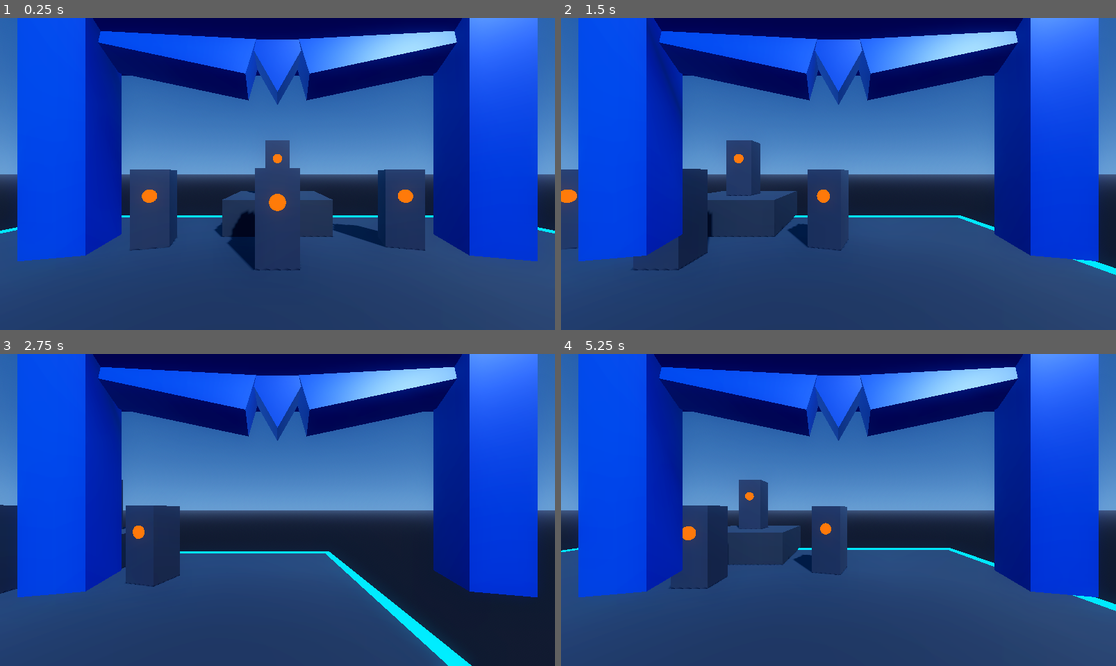
Above: before the commit, frames 1-4 (two rows, left to right).
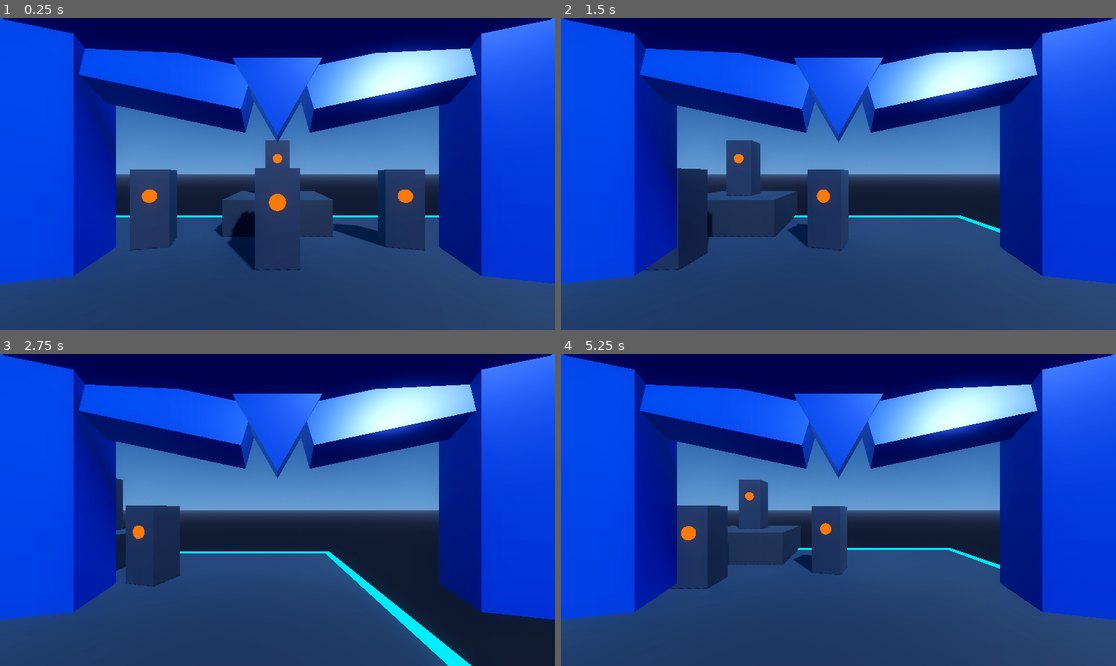
Above: after the commit, the same moments.

Repository: b6-stack/mega-man-x-remade
Game: Godot game, scene res://scenes/test_arena.tscn
Same seed, same stepped clock (60 frames per second), same inputs: the game is played once before the commit and once after it.
Inputs (mouse positions are in pixels of both pictures, inside the frame that each line leads up to):
- Up to frame 1 (0.25 s): no input
- Up to frame 2 (1.5 s): tap Enter at 0.5 s; move the mouse to (960, 158) at 0.52 s; hold D 0.53-1.25 s; click (960, 158) at 0.67 s; tap Space at 0.77, 1.07 s; drag from (727, 189) to (810, 236) at 1.27 s
- Up to frame 3 (2.75 s): move the mouse to (333, 441) at 2.02 s; hold D from 2.03 s (still down)
- Up to frame 4 (5.25 s): release D at 2.75 s; drag from (810, 572) to (672, 463) at 2.77 s; tap Space at 3.5, 3.77, 4.07 s; move the mouse to (1005, 556) at 3.52 s; hold A 3.53-4.25 s; drag from (672, 463) to (755, 432) at 4.27 s; move the mouse to (866, 510) at 5.02 s; hold S from 5.03 s (still down); click (866, 510) at 5.17 s

The runs differ from the first frame. In frame 1, 29% of the frame differs, in the area x 0-100%, y 0-86%; in frame 2, 30%; in frame 3, 30%; in frame 4, 31%.

Commit message:
Center circular domed muzzle jewel inside dark bezel cup and lower helmet crest jewel into interior view cone

Diff:
--- a/scenes/player.tscn
+++ b/scenes/player.tscn
@@ -14,19 +14,19 @@
 
 [sub_resource type="PrismMesh" id="PrismMesh_center_crest"]
 material = SubResource("StandardMaterial3D_helmet_blue")
-size = Vector3(0.08, 0.07, 0.04)
+size = Vector3(0.075, 0.065, 0.04)
 
 [sub_resource type="BoxMesh" id="BoxMesh_canopy_top"]
 material = SubResource("StandardMaterial3D_helmet_blue")
-size = Vector3(0.42, 0.035, 0.12)
+size = Vector3(0.40, 0.035, 0.12)
 
 [sub_resource type="BoxMesh" id="BoxMesh_brow_arch"]
 material = SubResource("StandardMaterial3D_helmet_blue")
-size = Vector3(0.16, 0.048, 0.04)
+size = Vector3(0.15, 0.042, 0.04)
 
 [sub_resource type="BoxMesh" id="BoxMesh_temple_side"]
 material = SubResource("StandardMaterial3D_helmet_blue")
-size = Vector3(0.045, 0.22, 0.065)
+size = Vector3(0.045, 0.20, 0.065)
 
 [sub_resource type="StandardMaterial3D" id="StandardMaterial3D_jewel_bezel"]
 albedo_color = Color(0.85, 0.75, 0.2, 1)
@@ -35,18 +35,18 @@
 
 [sub_resource type="PrismMesh" id="PrismMesh_gem_bezel"]
 material = SubResource("StandardMaterial3D_jewel_bezel")
-size = Vector3(0.044, 0.054, 0.016)
+size = Vector3(0.042, 0.050, 0.018)
 
 [sub_resource type="StandardMaterial3D" id="StandardMaterial3D_jewel"]
 shading_mode = 0
 albedo_color = Color(1, 0.05, 0.12, 1)
 emission_enabled = true
 emission = Color(1, 0.05, 0.1, 1)
-emission_energy_multiplier = 4.5
+emission_energy_multiplier = 5.0
 
 [sub_resource type="PrismMesh" id="PrismMesh_jewel"]
 material = SubResource("StandardMaterial3D_jewel")
-size = Vector3(0.032, 0.042, 0.02)
+size = Vector3(0.030, 0.038, 0.022)
 
 [sub_resource type="StandardMaterial3D" id="StandardMaterial3D_armor_cyan"]
 albedo_color = Color(0, 0.65, 0.95, 1)
@@ -157,14 +157,14 @@
 
 [sub_resource type="CylinderMesh" id="CylinderMesh_muzzle_gem_bezel"]
 material = SubResource("StandardMaterial3D_barrel_dark")
-top_radius = 0.018
-bottom_radius = 0.018
+top_radius = 0.015
+bottom_radius = 0.015
 height = 0.008
 
 [sub_resource type="SphereMesh" id="SphereMesh_domed_jewel"]
 material = SubResource("StandardMaterial3D_jewel")
-radius = 0.015
-height = 0.014
+radius = 0.011
+height = 0.022
 
 [sub_resource type="CylinderMesh" id="CylinderMesh_cuff_band"]
 material = SubResource("StandardMaterial3D_barrel_dark")
@@ -200,35 +200,35 @@
 [node name="HelmetVisorFrame" type="Node3D" parent="XROrigin3D/XRCamera3D"]
 
 [node name="ForeheadCanopy" type="MeshInstance3D" parent="XROrigin3D/XRCamera3D/HelmetVisorFrame"]
-transform = Transform3D(1, 0, 0, 0, 0.965926, 0.258819, 0, -0.258819, 0.965926, 0, 0.155, -0.2)
+transform = Transform3D(1, 0, 0, 0, 0.965926, 0.258819, 0, -0.258819, 0.965926, 0, 0.12, -0.19)
 mesh = SubResource("BoxMesh_canopy_top")
 
 [node name="CenterCrest" type="MeshInstance3D" parent="XROrigin3D/XRCamera3D/HelmetVisorFrame"]
-transform = Transform3D(1, 0, 0, 0, -1, 8.74228e-08, 0, -8.74228e-08, -1, 0, 0.118, -0.225)
+transform = Transform3D(1, 0, 0, 0, -1, 8.74228e-08, 0, -8.74228e-08, -1, 0, 0.065, -0.19)
 mesh = SubResource("PrismMesh_center_crest")
 
 [node name="ForeheadGemBezel" type="MeshInstance3D" parent="XROrigin3D/XRCamera3D/HelmetVisorFrame"]
-transform = Transform3D(1, 0, 0, 0, -1, 8.74228e-08, 0, -8.74228e-08, -1, 0, 0.124, -0.222)
+transform = Transform3D(1, 0, 0, 0, -1, 8.74228e-08, 0, -8.74228e-08, -1, 0, 0.068, -0.188)
 mesh = SubResource("PrismMesh_gem_bezel")
 
 [node name="ForeheadGem" type="MeshInstance3D" parent="XROrigin3D/XRCamera3D/HelmetVisorFrame"]
-transform = Transform3D(1, 0, 0, 0, -1, 8.74228e-08, 0, -8.74228e-08, -1, 0, 0.124, -0.218)
+transform = Transform3D(1, 0, 0, 0, -1, 8.74228e-08, 0, -8.74228e-08, -1, 0, 0.068, -0.184)
 mesh = SubResource("PrismMesh_jewel")
 
 [node name="BrowArchLeft" type="MeshInstance3D" parent="XROrigin3D/XRCamera3D/HelmetVisorFrame"]
-transform = Transform3D(0.978148, 0.198669, 0.0634125, -0.207912, 0.935408, 0.285627, 0.00258189, -0.292671, 0.956209, -0.105, 0.128, -0.218)
+transform = Transform3D(0.978148, 0.198669, 0.0634125, -0.207912, 0.935408, 0.285627, 0.00258189, -0.292671, 0.956209, -0.10, 0.082, -0.19)
 mesh = SubResource("BoxMesh_brow_arch")
 
 [node name="BrowArchRight" type="MeshInstance3D" parent="XROrigin3D/XRCamera3D/HelmetVisorFrame"]
-transform = Transform3D(0.978148, -0.198669, -0.0634125, 0.207912, 0.935408, 0.285627, -0.00258189, -0.292671, 0.956209, 0.105, 0.128, -0.218)
+transform = Transform3D(0.978148, -0.198669, -0.0634125, 0.207912, 0.935408, 0.285627, -0.00258189, -0.292671, 0.956209, 0.10, 0.082, -0.19)
 mesh = SubResource("BoxMesh_brow_arch")
 
 [node name="TempleLeft" type="MeshInstance3D" parent="XROrigin3D/XRCamera3D/HelmetVisorFrame"]
-transform = Transform3D(0.965926, 0, 0.258819, 0, 1, 0, -0.258819, 0, 0.965926, -0.195, 0.04, -0.2)
+transform = Transform3D(0.965926, 0, 0.258819, 0, 1, 0, -0.258819, 0, 0.965926, -0.19, 0.02, -0.185)
 mesh = SubResource("BoxMesh_temple_side")
 
 [node name="TempleRight" type="MeshInstance3D" parent="XROrigin3D/XRCamera3D/HelmetVisorFrame"]
-transform = Transform3D(0.965926, 0, -0.258819, 0, 1, 0, 0.258819, 0, 0.965926, 0.195, 0.04, -0.2)
+transform = Transform3D(0.965926, 0, -0.258819, 0, 1, 0, 0.258819, 0, 0.965926, 0.19, 0.02, -0.185)
 mesh = SubResource("BoxMesh_temple_side")
 
 [node name="LeftController" type="XRController3D" parent="XROrigin3D"]
@@ -362,11 +362,11 @@
 mesh = SubResource("CylinderMesh_buster_muzzle")
 
 [node name="MuzzleJewelBezel" type="MeshInstance3D" parent="XROrigin3D/RightController/RightHandOffset/XBuster"]
-transform = Transform3D(1, 0, 0, 0, -4.37114e-08, 1, 0, -1, -4.37114e-08, 0, 0.034, -0.18)
+transform = Transform3D(1, 0, 0, 0, -4.37114e-08, 1, 0, -1, -4.37114e-08, 0, 0.036, -0.181)
 mesh = SubResource("CylinderMesh_muzzle_gem_bezel")
 
-[node name="DomedMuzzleJewel" type="MeshInstance3D" parent="XROrigin3D/RightController/RightHandOffset/XBuster"]
-transform = Transform3D(1, 0, 0, 0, 1, 0, 0, 0, 1, 0, 0.034, -0.183)
+[node name="DomedMuzzleJewel" type="MeshInstance3D" parent="XROrigin3D/RightController/RightHandOffset/XBuster/MuzzleJewelBezel"]
+transform = Transform3D(1, 0, 0, 0, 1, 0, 0, 0, 1, 0, 0.003, 0)
 mesh = SubResource("SphereMesh_domed_jewel")
 
 [node name="ForearmCuffBand" type="MeshInstance3D" parent="XROrigin3D/RightController/RightHandOffset/XBuster"]
Not shown: 1 places in scenes/player.tscn that only renumber resources
